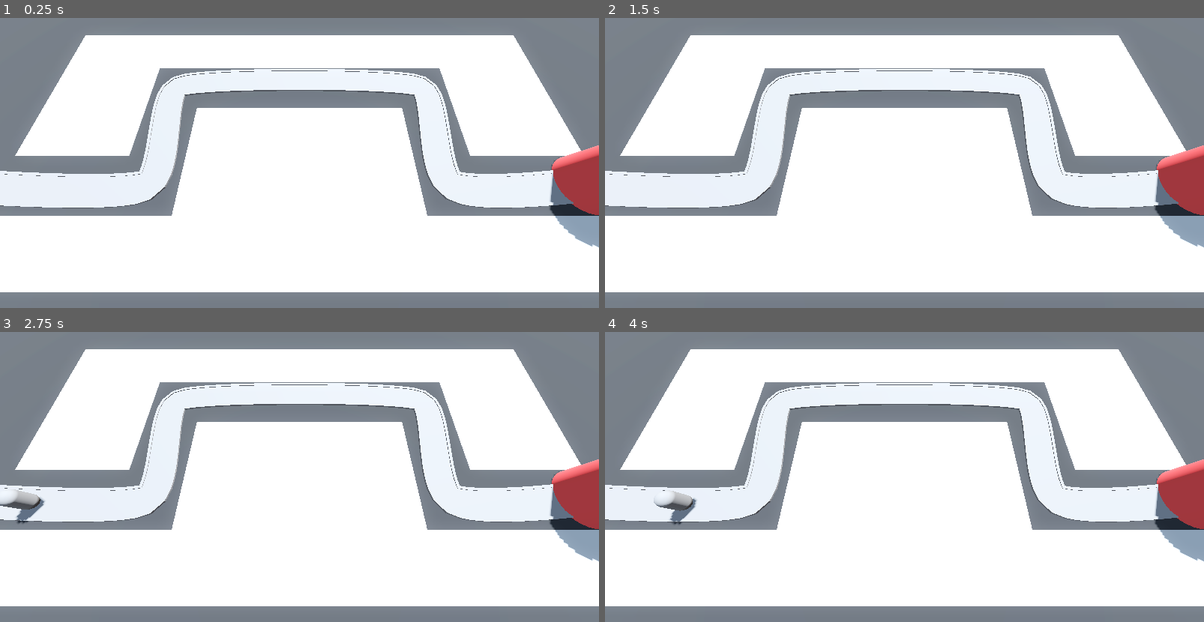
Above: before the commit, frames 1-4 (two rows, left to right).
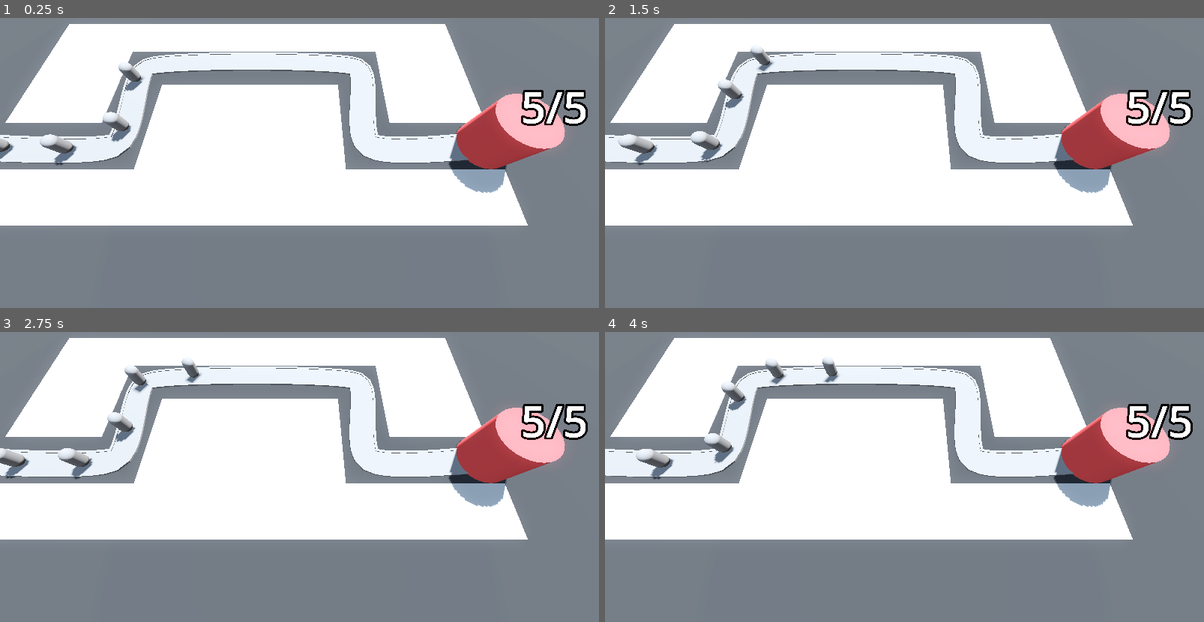
Above: after the commit, the same moments.

Repository: henryhlly/Godot-3D-Tutorial
Game: Godot game, scene res://scenes/base_level.tscn
The game is run twice, just before and just after one commit, with the same random seed, the same clock (stepped at 60 frames per second) and the same inputs.
Inputs (mouse positions are in pixels of both pictures, inside the frame that each line leads up to):
- Up to frame 1 (0.25 s): no input
- Up to frame 2 (1.5 s): move the mouse to (1036, 122) at 0.52 s; move the mouse to (784, 157) at 1.27 s
- Up to frame 3 (2.75 s): move the mouse to (359, 378) at 2.02 s
- Up to frame 4 (4 s): move the mouse to (874, 520) at 2.77 s; move the mouse to (1084, 503) at 3.52 s

The runs differ from the first frame. In frame 1, 49% of the frame differs, in the area x 0-100%, y 2-95%; in frame 2, 49%; in frame 3, 49%; in frame 4, 49%.

Commit message:
Set up ray system to detect mouse input and added health

Diff:
--- a/BarbarianBlaster/scenes/base.tscn
+++ b/BarbarianBlaster/scenes/base.tscn
@@ -15,3 +15,9 @@
 height = 4.0
 sides = 32
 material = SubResource("StandardMaterial3D_v77py")
+
+[node name="Label3D" type="Label3D" parent="."]
+transform = Transform3D(1, 0, 0, 0, 1, 0, 0, 0, 1, 0, 5.5, 0)
+billboard = 1
+font_size = 500
+outline_size = 100
--- a/BarbarianBlaster/scenes/base_level.tscn
+++ b/BarbarianBlaster/scenes/base_level.tscn
@@ -1,6 +1,7 @@
-[gd_scene load_steps=9 format=3 uid="uid://c3mdwbn8tmlbm"]
+[gd_scene load_steps=10 format=3 uid="uid://c3mdwbn8tmlbm"]
 
 [ext_resource type="MeshLibrary" uid="uid://da7wmklqpjn41" path="res://MeshLibraries/SpaceLibrary.tres" id="1_4arl0"]
+[ext_resource type="PackedScene" uid="uid://du5nbrw7bc735" path="res://scenes/ray_picker_camera.tscn" id="1_53l52"]
 [ext_resource type="PackedScene" uid="uid://b1tn5qnympy40" path="res://scenes/enemy.tscn" id="2_ryd36"]
 [ext_resource type="PackedScene" uid="uid://c6q67dfuwdpbt" path="res://scenes/base.tscn" id="3_13ln8"]
 
@@ -41,8 +42,8 @@
 size = Vector3(100, 2, 100)
 material = SubResource("StandardMaterial3D_w2qmk")
 
-[node name="Camera3D" type="Camera3D" parent="."]
-transform = Transform3D(1, 0, 0, 0, 0.422618, 0.906308, 0, -0.906308, 0.422618, 0, 14.5, 9.5)
+[node name="RayPickerCamera" parent="." node_paths=PackedStringArray("grid_map") instance=ExtResource("1_53l52")]
+grid_map = NodePath("../GridMap")
 
 [node name="GridMap" type="GridMap" parent="."]
 mesh_library = ExtResource("1_4arl0")
@@ -98,4 +99,20 @@
 [node name="Enemy" parent="Path3D" instance=ExtResource("2_ryd36")]
 transform = Transform3D(-0.000539573, 0, -0.999978, 0, 1, 0, 0.999978, 0, -0.000539573, -24.0348, 0, 5.99243)
 
+[node name="Enemy2" parent="Path3D" instance=ExtResource("2_ryd36")]
+transform = Transform3D(-0.0484204, 0, -0.998805, 0, 1, 0, 0.998805, 0, -0.0484204, -19.0445, 0, 6.29982)
+progress = 5.0
+
+[node name="Enemy3" parent="Path3D" instance=ExtResource("2_ryd36")]
+transform = Transform3D(0.000101044, 0, -0.999978, 0, 1, 0, 0.999978, 0, 0.000101044, -14.0467, 0, 6.44249)
+progress = 10.0
+
+[node name="Enemy4" parent="Path3D" instance=ExtResource("2_ryd36")]
+transform = Transform3D(0.996718, 0, -0.0806759, 0, 1, 0, 0.0806759, 0, 0.996718, -9.72522, 0, 5.16956)
+progress = 15.0
+
+[node name="Enemy5" parent="Path3D" instance=ExtResource("2_ryd36")]
+transform = Transform3D(0.995207, 0, 0.097575, 0, 1, 0, -0.097575, 0, 0.995207, -10.2318, 0, 0.20117)
+progress = 20.0
+
 [node name="Base" parent="." instance=ExtResource("3_13ln8")]
--- a/BarbarianBlaster/scenes/enemy.tscn
+++ b/BarbarianBlaster/scenes/enemy.tscn
@@ -8,6 +8,7 @@
 transform = Transform3D(-0.000539217, 0, -0.99998, 0, 1, 0, 0.99998, 0, -0.000539217, -24.0348, 0, 5.99243)
 loop = false
 script = ExtResource("1_56hqk")
+speed = 5.0
 
 [node name="MeshInstance3D" type="MeshInstance3D" parent="."]
 transform = Transform3D(1, 0, 0, 0, 1, 0, 0, 0, 1, 0, 1.15, 0)
--- /dev/null
+++ b/BarbarianBlaster/scenes/ray_picker_camera.tscn
@@ -0,0 +1,9 @@
+[gd_scene load_steps=2 format=3 uid="uid://du5nbrw7bc735"]
+
+[ext_resource type="Script" path="res://scripts/ray_picker_camera.gd" id="1_2qhht"]
+
+[node name="RayPickerCamera" type="Camera3D"]
+transform = Transform3D(1, 0, 0, 0, 0.422618, 0.906308, 0, -0.906308, 0.422618, 4.5, 16, 13)
+script = ExtResource("1_2qhht")
+
+[node name="RayCast3D" type="RayCast3D" parent="."]
--- a/BarbarianBlaster/scripts/base.gd
+++ b/BarbarianBlaster/scripts/base.gd
@@ -1,4 +1,24 @@
 extends Node3D
 
+@export var max_health: int = 5
+
+var current_health: int:
+	set(health):
+		current_health = health
+		label_3d.text = str(current_health) + "/" + str(max_health)
+		var red: Color = Color.RED
+		var white: Color = Color.WHITE
+		label_3d.modulate = red.lerp(white, float(current_health)/float(max_health))
+		if current_health < 1:
+			print("GAME OVER")
+			get_tree().reload_current_scene()
+	get:
+		return current_health
+
+@onready var label_3d: Label3D = $Label3D
+
+func _ready() -> void:
+	current_health = max_health
+
 func take_damage() -> void:
-	print("Base Damaged")
+	current_health -= 1
--- a/BarbarianBlaster/scripts/enemy.gd
+++ b/BarbarianBlaster/scripts/enemy.gd
@@ -9,3 +9,4 @@
 	progress += delta * 2.5
 	if progress_ratio == 1:
 		base.take_damage()
+		set_process(false)
--- /dev/null
+++ b/BarbarianBlaster/scripts/ray_picker_camera.gd
@@ -0,0 +1,22 @@
+extends Camera3D
+
+@export var grid_map: GridMap
+
+@onready var ray_cast_3d: RayCast3D = $RayCast3D
+
+# Called every frame. 'delta' is the elapsed time since the previous frame.
+func _process(delta: float) -> void:
+	# Get cursor position relative to viewport
+	var mouse_position: Vector2 = get_viewport().get_mouse_position()
+	# Fire ray normal to camera with distance 100
+	ray_cast_3d.target_position = project_local_ray_normal(mouse_position) * 100.0
+	ray_cast_3d.force_raycast_update()
+
+	if ray_cast_3d.is_colliding:
+		# Get what the ray is colliding with
+		var collider = ray_cast_3d.get_collider()
+		if collider is GridMap:
+			# Get global point where ray has collided
+			var collision_point = ray_cast_3d.get_collision_point()
+			# Get the position in terms of grid map cells
+			var cell = grid_map.local_to_map(collision_point)
Not shown: 4 places in BarbarianBlaster/MeshLibraries/SpaceLibrary.tres that only renumber resources
